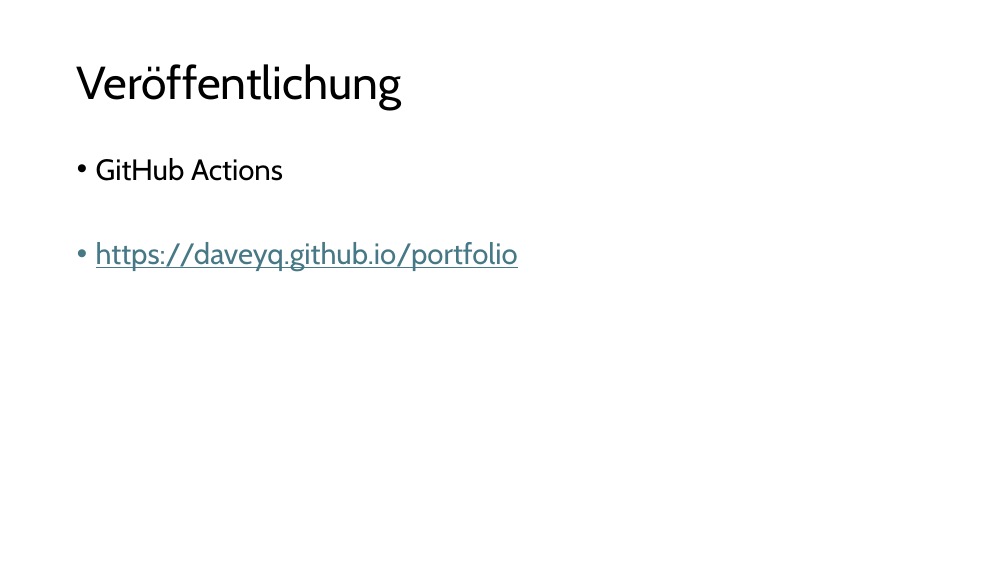
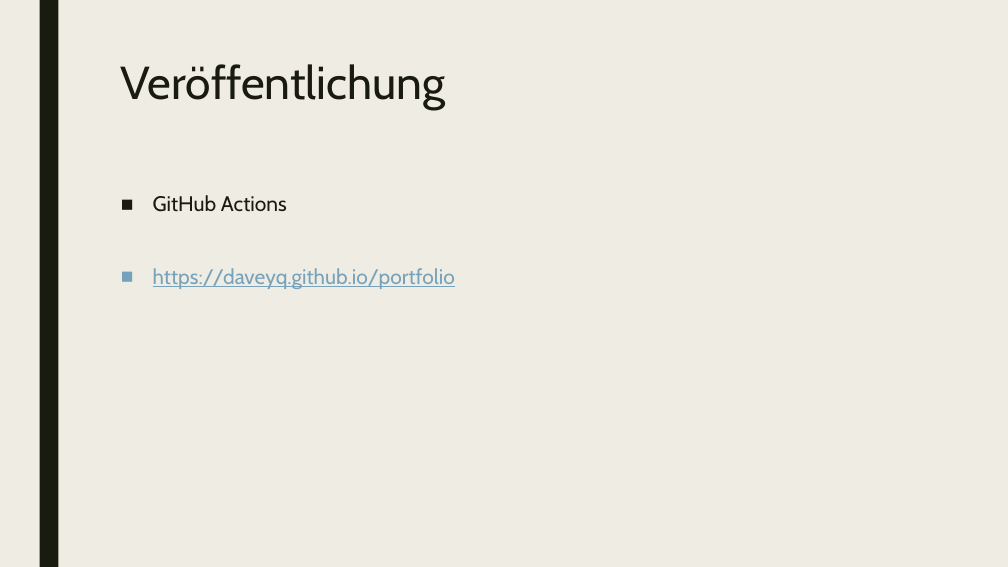
Before and after one commit to daveYQ/Portfolio, a slide deck: slide 6 of Praesentation.pptx (slide 3 before the commit). Drawn at 1008x567 pixels with LibreOffice and Linux fonts; fonts in the diff are those of the drawing. Boxes give left, top, right and bottom in pixels: in the first picture for what was removed or moved away, otherwise in the second. Text is boxed around its words. In the diff, an @@ line names an element or a change of style, - is before the commit and + after.

```diff
--- a/Praesentation.pptx
+++ b/Praesentation.pptx
@@ background #FFFFFF to #EFEDE3 @@
@@ rectangle added at <box>39,0,58,567</box>, fill #191B0E @@
@@ title "Veröffentlichung": place and size @@
-title "Veröffentlichung" at <box>77,64,402,110</box>
+title "Veröffentlichung" at <box>121,64,446,110</box>
@@ title "Veröffentlichung" at <box>121,64,446,110</box>: text colour #000000 to #191B0E; line spacing 0.9 to 0.89; vertical alignment middle to top @@
@@ text "GitHub Actions": place and size @@
-text "GitHub Actions" at <box>96,158,518,271</box>
+text "GitHub Actions" at <box>153,195,455,289</box>
@@ text "GitHub Actions" at <box>153,195,455,289</box>: size 28 to 20 pt; text colour #000000 to #191B0E in "GitHub Actions"; text colour #467886 to #77A2BB in "https://daveyq.github.io/portfolio"; bullet • to ■; line spacing 0.9 to 0.94; more space between paragraphs @@
```
Also in this commit, not shown: 4 other slides changed, 4 slides added.
